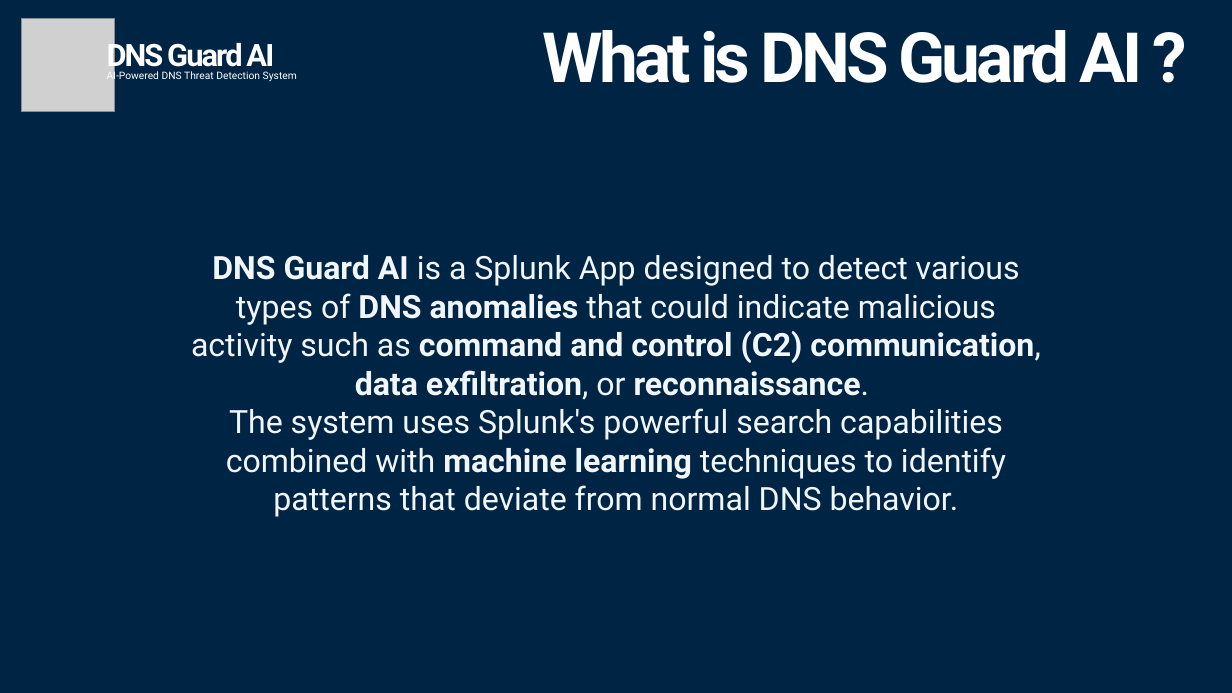
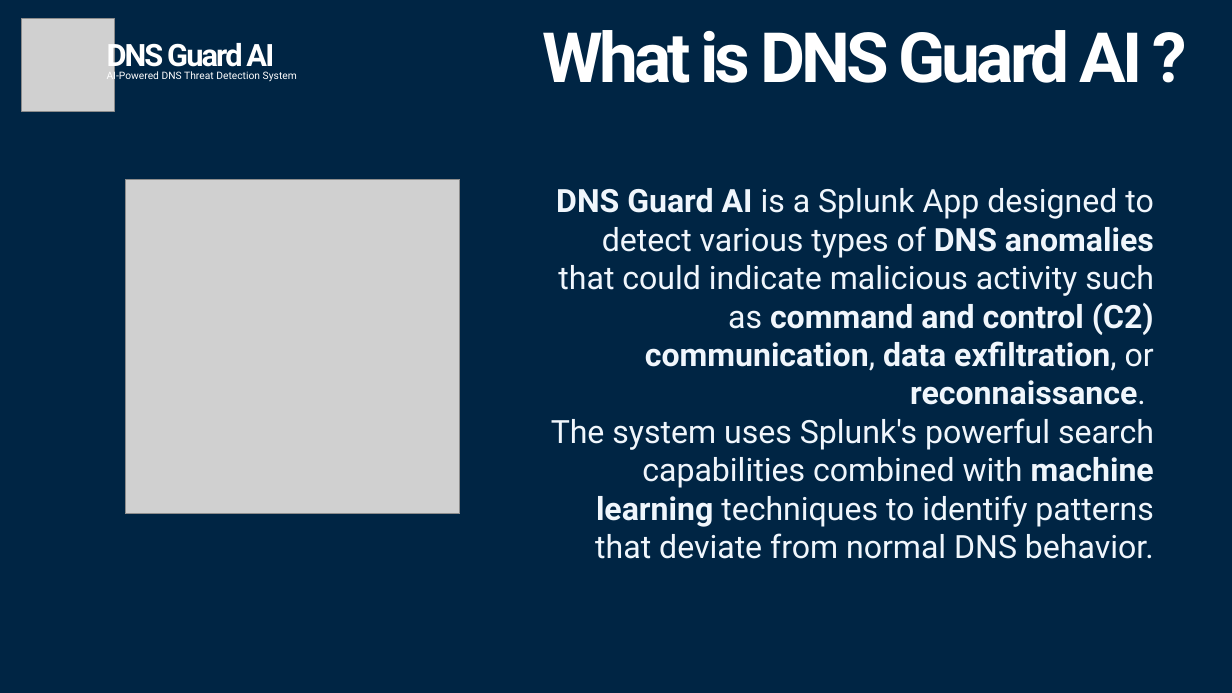
Before and after one commit to aleeric/Splunk-DNSGuard-AI, a slide deck: slide 2 of Splunk-Build-A-Thon-Idea/Splunk-DNSGuard-AI-IDEA.pptx. Drawn at 1232x693 pixels with LibreOffice and Linux fonts; fonts in the diff are those of the drawing; grey boxes stand for pictures. Boxes give left, top, right and bottom in pixels: in the first picture for what was removed or moved away, otherwise in the second. Text is boxed around its words. In the diff, an @@ line names an element or a change of style, - is before the commit and + after.

```diff
--- a/Splunk-Build-A-Thon-Idea/Splunk-DNSGuard-AI-IDEA.pptx
+++ b/Splunk-Build-A-Thon-Idea/Splunk-DNSGuard-AI-IDEA.pptx
@@ picture added at box(126, 179, 460, 514) @@
@@ text "DNS Guard AI is a ...": place and size @@
-text "DNS Guard AI is a ..." at box(191, 255, 1040, 517)
+text "DNS Guard AI is a ..." at box(551, 188, 1154, 559)
@@ text "DNS Guard AI is a ..." at box(551, 188, 1154, 559): alignment centre to right @@
```
Also in this commit, not shown: 4 other slides changed, 3 other files.
